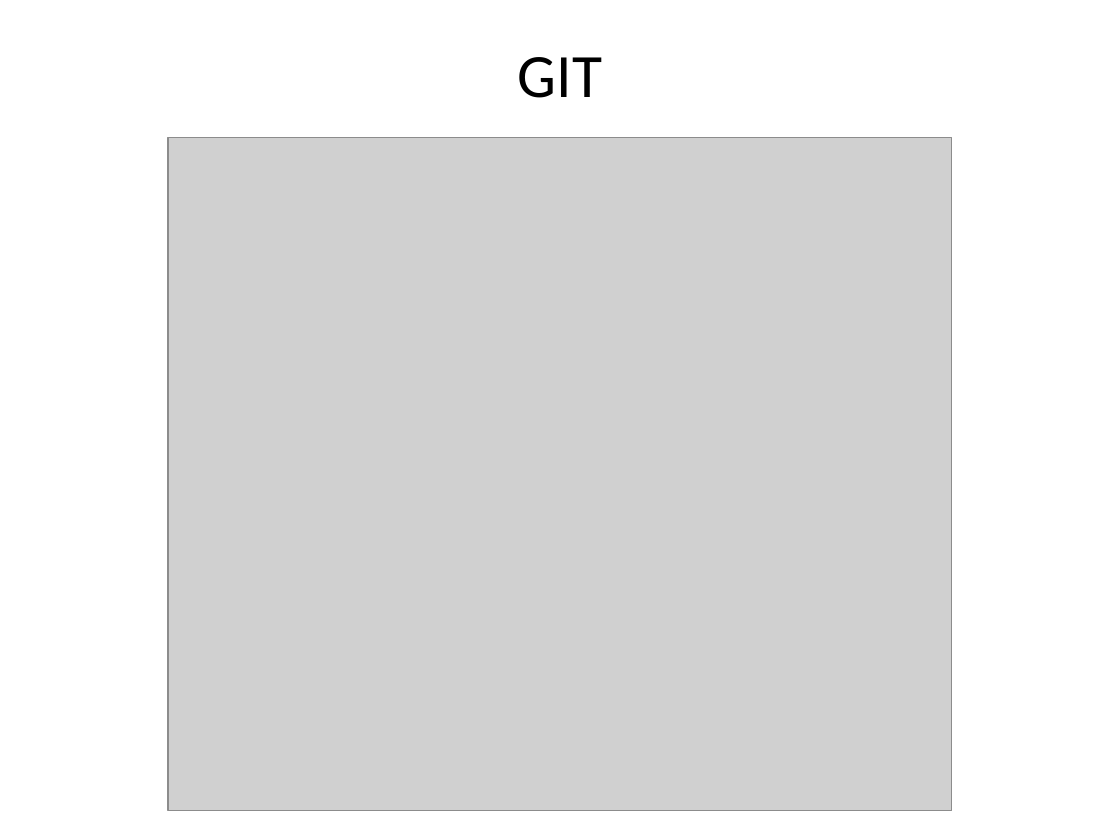
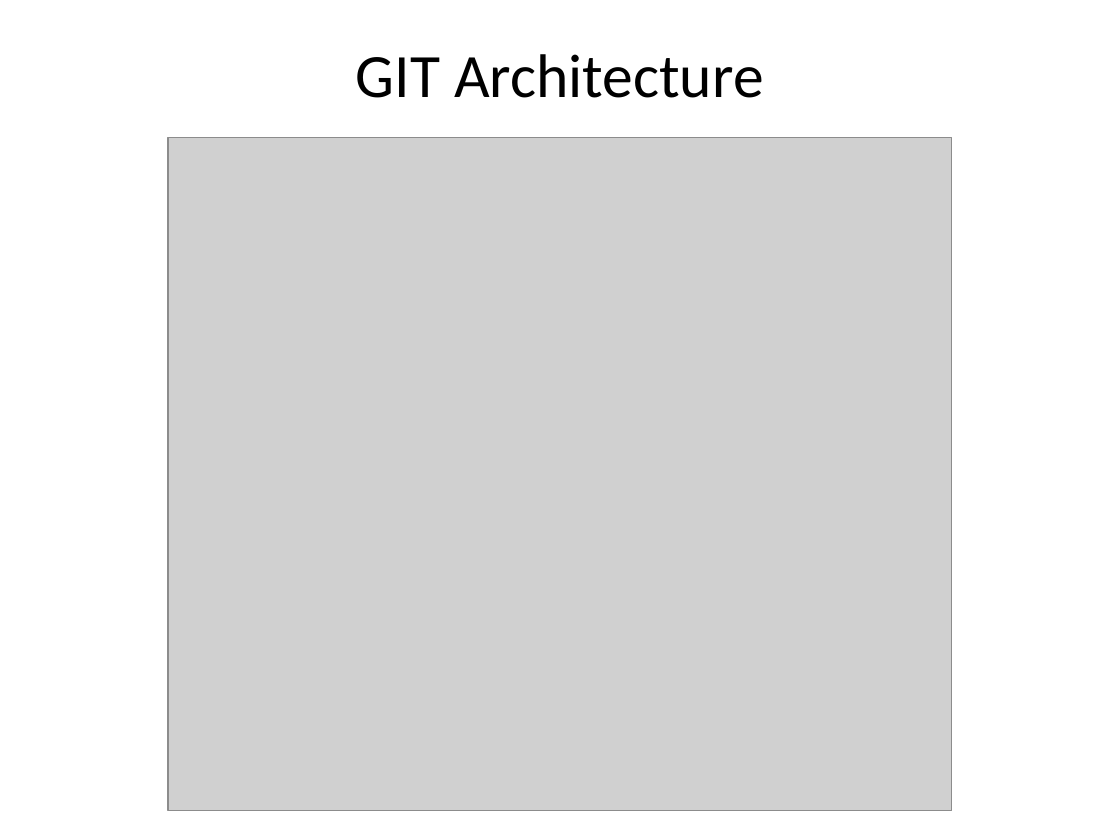
Before and after one commit to dongpingsheng/learngit, a slide deck: slide 3 of LearnGit.pptx. Drawn at 1120x840 pixels with LibreOffice and Linux fonts; fonts in the diff are those of the drawing; grey boxes stand for pictures. Boxes give left, top, right and bottom in pixels: in the first picture for what was removed or moved away, otherwise in the second. Text is boxed around its words. In the diff, an @@ line names an element or a change of style, - is before the commit and + after.

```diff
--- a/LearnGit.pptx
+++ b/LearnGit.pptx
@@ title at (x1=356, y1=54, x2=763, y2=98): text changed @@
-GIT
+GIT Architecture
```
Also in this commit, not shown: 8 other slides changed, 12 slides added, 1 slide removed.
